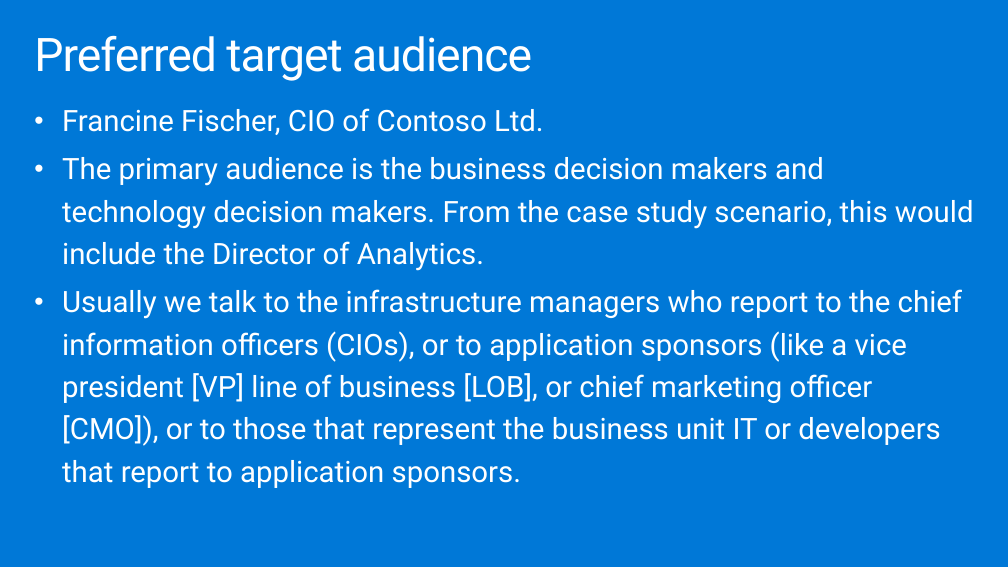
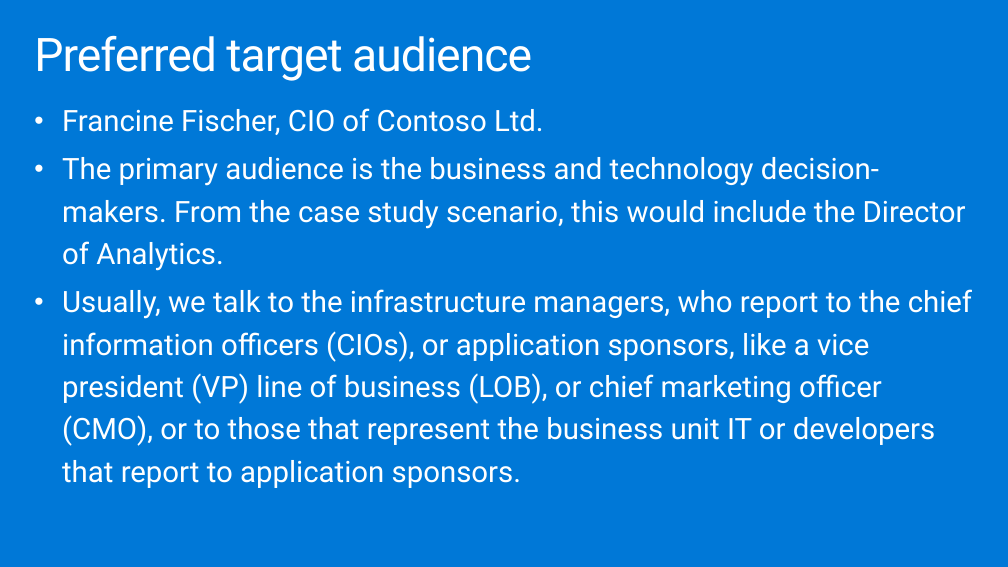
Before and after one commit to microsoft/MCW-Analyzing-text-with-Azure-Machine-Learning-and-Cognitive-Services, a slide deck: slide 13 of Whiteboard design session/WDS trainer presentation - Cognitive Services and deep learning.pptx. Drawn at 1008x567 pixels with LibreOffice and Linux fonts; fonts in the diff are those of the drawing. Boxes give left, top, right and bottom in pixels: in the first picture for what was removed or moved away, otherwise in the second. Text is boxed around its words. In the diff, an @@ line names an element or a change of style, - is before the commit and + after.

```diff
--- a/Whiteboard design session/WDS trainer presentation - Cognitive Services and deep learning.pptx
+++ b/Whiteboard design session/WDS trainer presentation - Cognitive Services and deep learning.pptx
@@ text at (x1=62, y1=157, x2=972, y2=488): text changed @@
-• The primary audience is the business decision makers and technology decision makers. From the case study scenario, this would include the Director of Analytics.
-• Usually we talk to the infrastructure managers who report to the chief information officers (CIOs), or to application sponsors (like a vice president [VP] line of business [LOB], or chief marketing officer [CMO]), or to those that represent the business unit IT or developers that report to application sponsors.
+• The primary audience is the business and technology decision-makers. From the case study scenario, this would include the Director of Analytics.
+• Usually, we talk to the infrastructure managers, who report to the chief information officers (CIOs), or application sponsors, like a vice president (VP) line of business (LOB), or chief marketing officer (CMO), or to those that represent the business unit IT or developers that report to application sponsors.
```
Also in this commit, not shown: 14 other slides changed, 2 other files.
